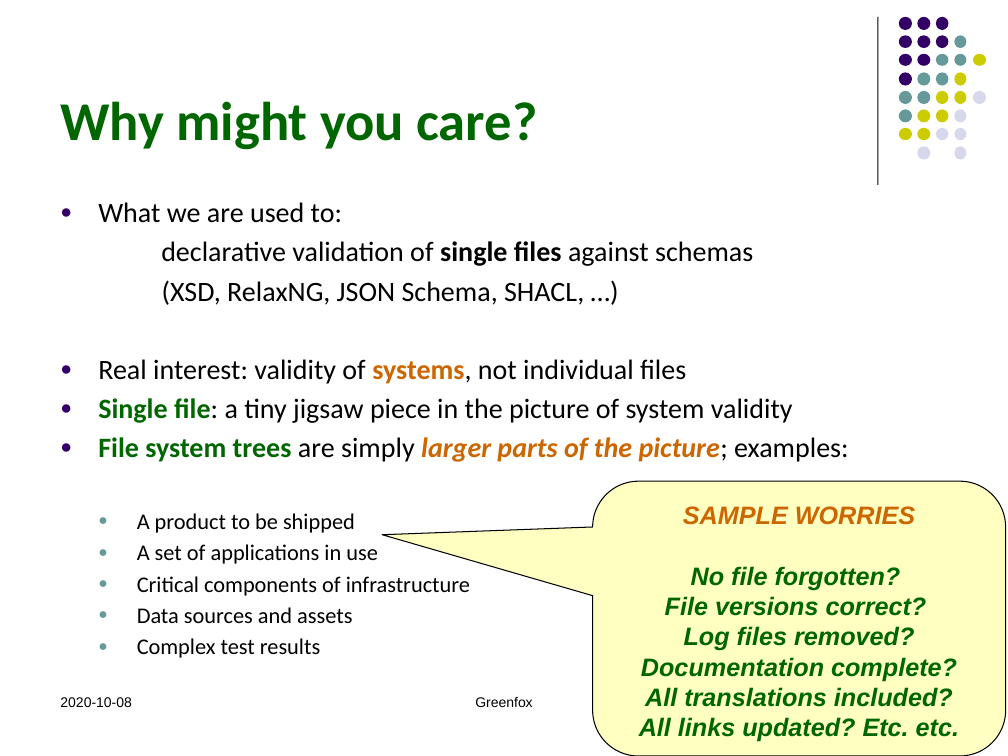
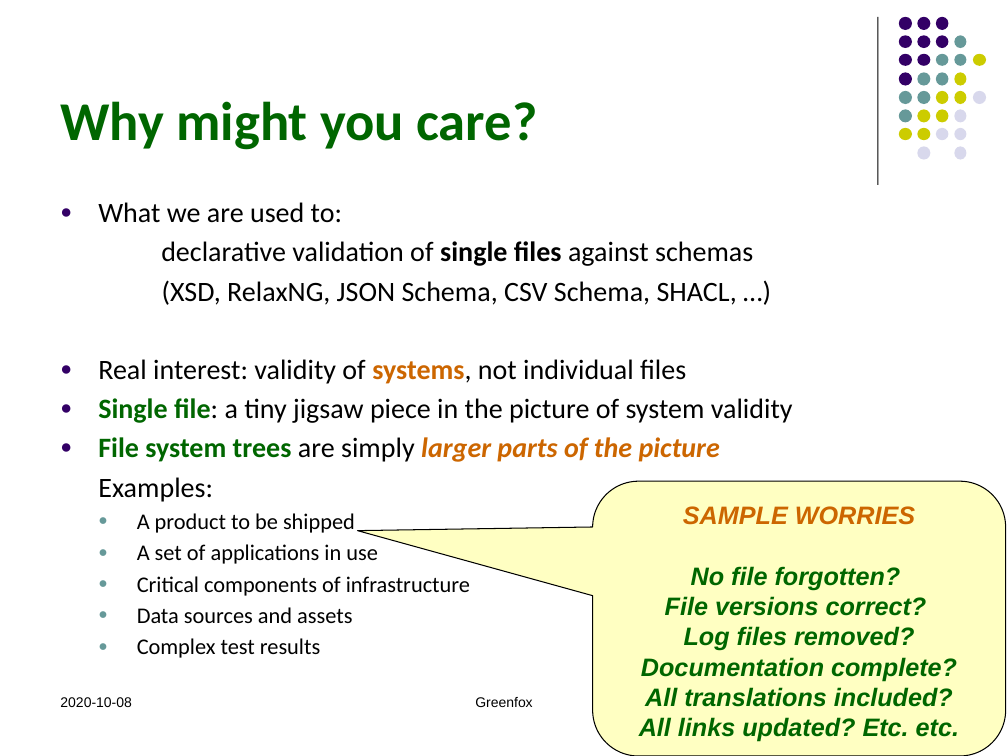
Before and after one commit to hrennau/greenfox, a slide deck: slide 3 of declarative-amsterdam-2020/an-introduction-to-greenfox/an-introduction-to-greenfox.pptx. Drawn at 1008x756 pixels with LibreOffice and Linux fonts; fonts in the diff are those of the drawing. Boxes give left, top, right and bottom in pixels: in the first picture for what was removed or moved away, otherwise in the second. Text is boxed around its words. In the diff, an @@ line names an element or a change of style, - is before the commit and + after.

```diff
--- a/declarative-amsterdam-2020/an-introduction-to-greenfox/an-introduction-to-greenfox.pptx
+++ b/declarative-amsterdam-2020/an-introduction-to-greenfox/an-introduction-to-greenfox.pptx
@@ text at bbox=[162, 280, 737, 305]: text changed @@
-(XSD, RelaxNG, JSON Schema, SHACL, …)
+(XSD, RelaxNG, JSON Schema, CSV Schema, SHACL, …)
@@ text at bbox=[98, 437, 720, 502]: text changed @@
-● File system trees are simply larger parts of the picture; examples:
+● File system trees are simply larger parts of the picture
+Examples:
```
Also in this commit, not shown: 26 other slides changed, 1 slide added, 1 slide removed, 1 other file.
